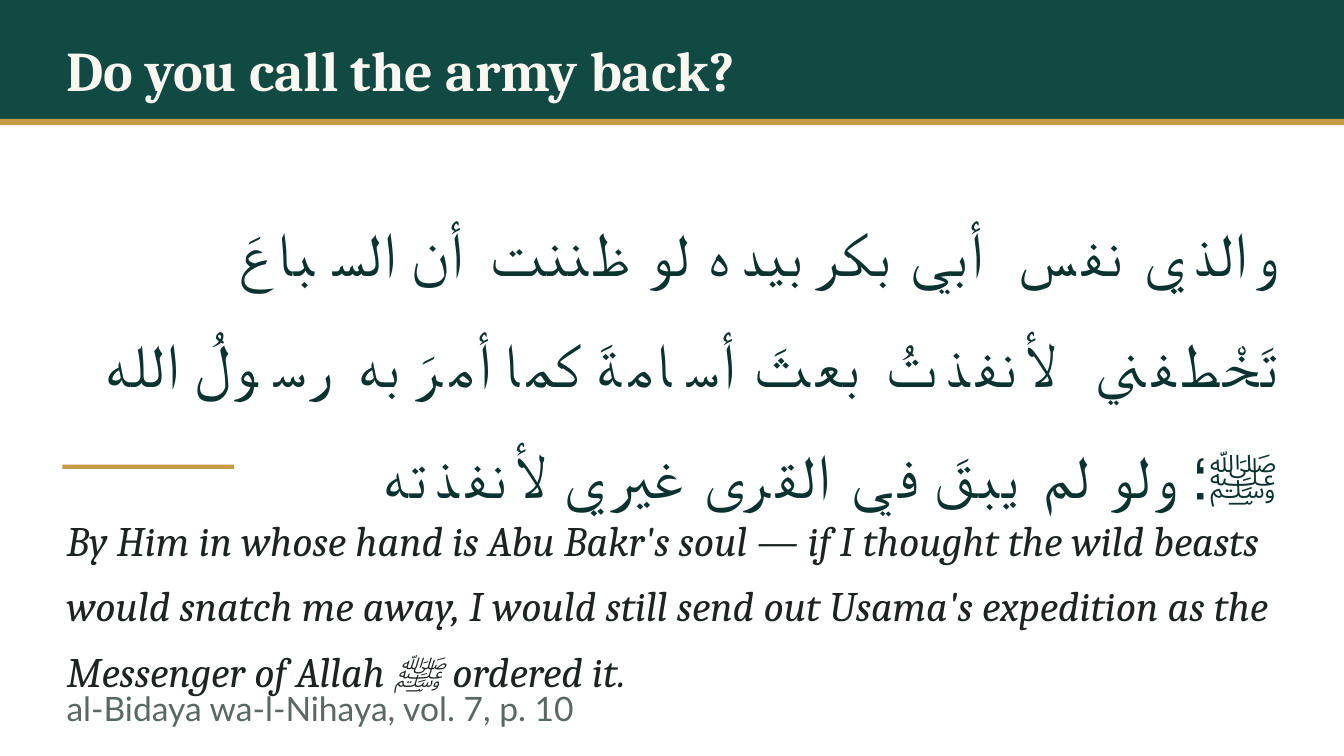
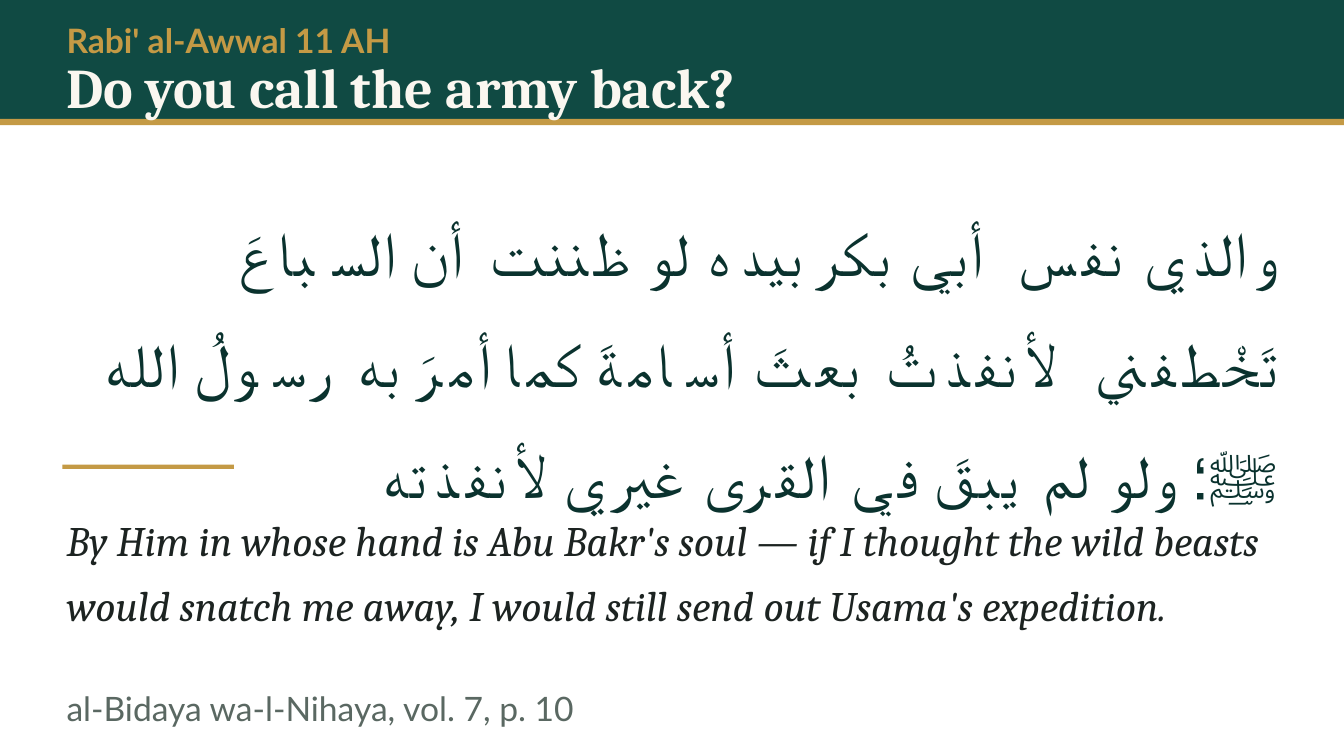
Before and after one commit to daniyalyasin93/2026SeptemberIslamicHistoryClass, a slide deck: slide 10 of L02_baarah_saal/L02.pptx (slide 8 before the commit). Drawn at 1344x756 pixels with LibreOffice and Linux fonts; fonts in the diff are those of the drawing. Boxes give left, top, right and bottom in pixels: in the first picture for what was removed or moved away, otherwise in the second. Text is boxed around its words. In the diff, an @@ line names an element or a change of style, - is before the commit and + after.

```diff
--- a/L02_baarah_saal/L02.pptx
+++ b/L02_baarah_saal/L02.pptx
@@ text added at (67,28,390,54), 24 pt, text #C49A45, bold @@
+Rabi' al-Awwal 11 AH
@@ text "Do you call the army ...": place and size @@
-text "Do you call the army ..." at (67,52,735,103)
+text "Do you call the army ..." at (67,69,735,121)
@@ text at (67,526,1258,630): text changed @@
-By Him in whose hand is Abu Bakr's soul — if I thought the wild beasts would snatch me away, I would still send out Usama's expedition as the Messenger of Allah ﷺ ordered it.
+By Him in whose hand is Abu Bakr's soul — if I thought the wild beasts would snatch me away, I would still send out Usama's expedition.
```
Also in this commit, not shown: 44 other slides changed, 37 slides added, 17 other files.
